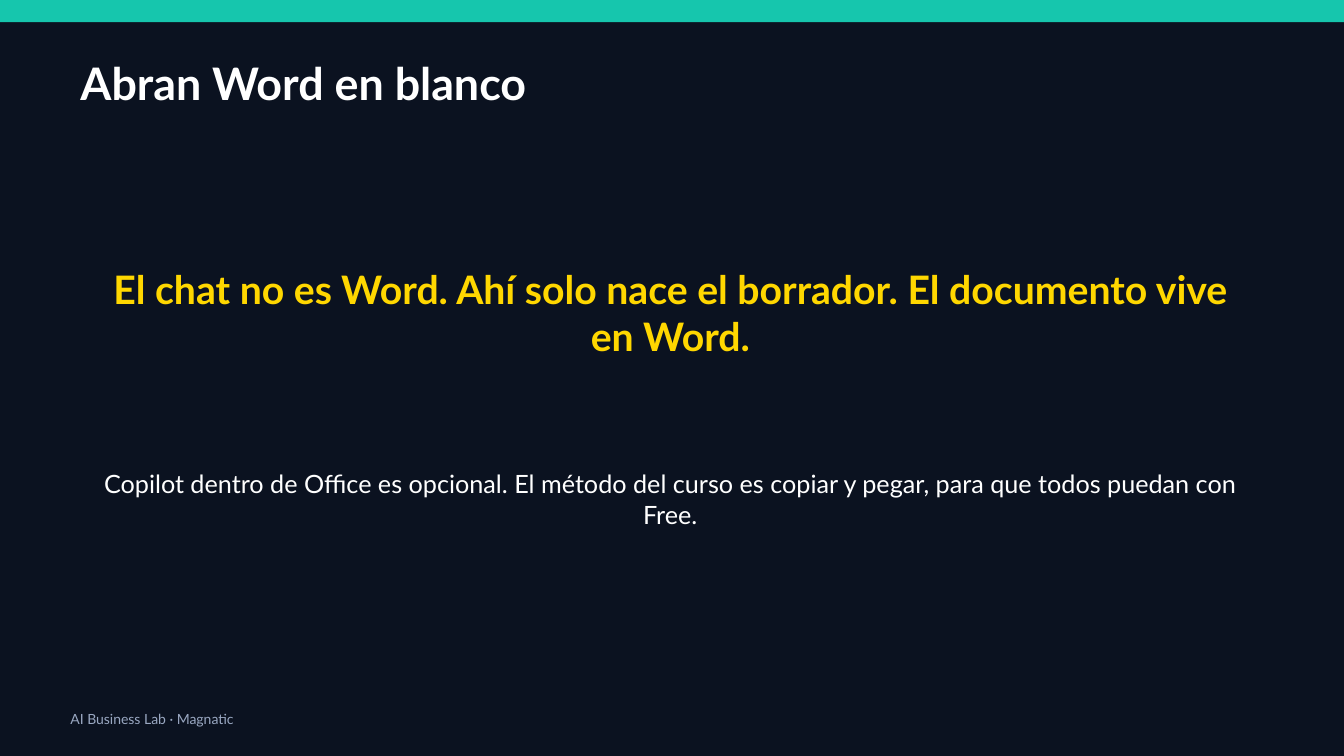
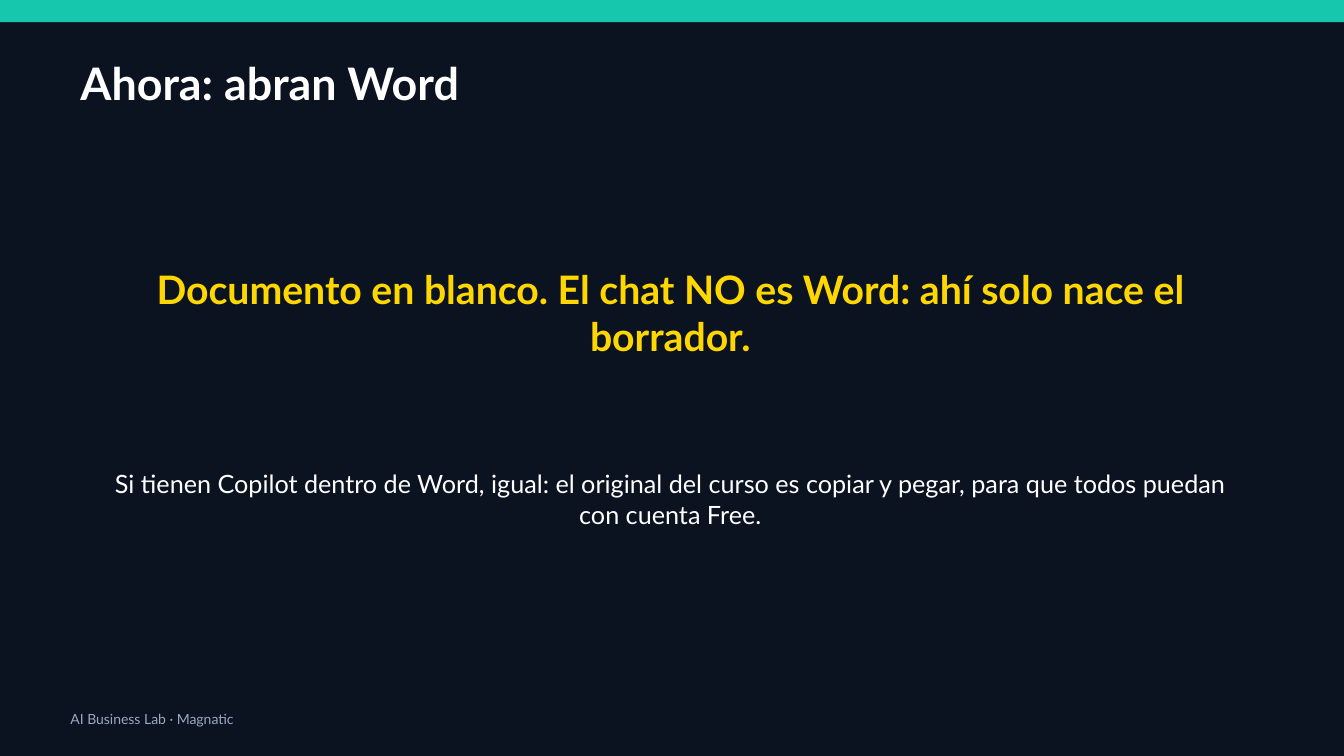
Before and after one commit to xander0408/CURSOS, a slide deck: slide 34 of AI-Business-Lab-Presentacion.pptx (slide 30 before the commit). Drawn at 1344x756 pixels with LibreOffice and Linux fonts; fonts in the diff are those of the drawing. Boxes give left, top, right and bottom in pixels: in the first picture for what was removed or moved away, otherwise in the second. Text is boxed around its words. In the diff, an @@ line names an element or a change of style, - is before the commit and + after.

```diff
--- a/AI-Business-Lab-Presentacion.pptx
+++ b/AI-Business-Lab-Presentacion.pptx
@@ text at [80,66,459,101]: text changed @@
-Abran Word en blanco
+Ahora: abran Word
@@ text at [157,275,1185,352]: text changed @@
-El chat no es Word. Ahí solo nace el borrador. El documento vive en Word.
+Documento en blanco. El chat NO es Word: ahí solo nace el borrador.
@@ text at [115,474,1225,525]: text changed @@
-Copilot dentro de Office es opcional. El método del curso es copiar y pegar, para que todos puedan con Free.
+Si tienen Copilot dentro de Word, igual: el original del curso es copiar y pegar, para que todos puedan con cuenta Free.
```
Also in this commit, not shown: 37 other slides changed, 10 slides added, 14 slides removed, 1 other file.
